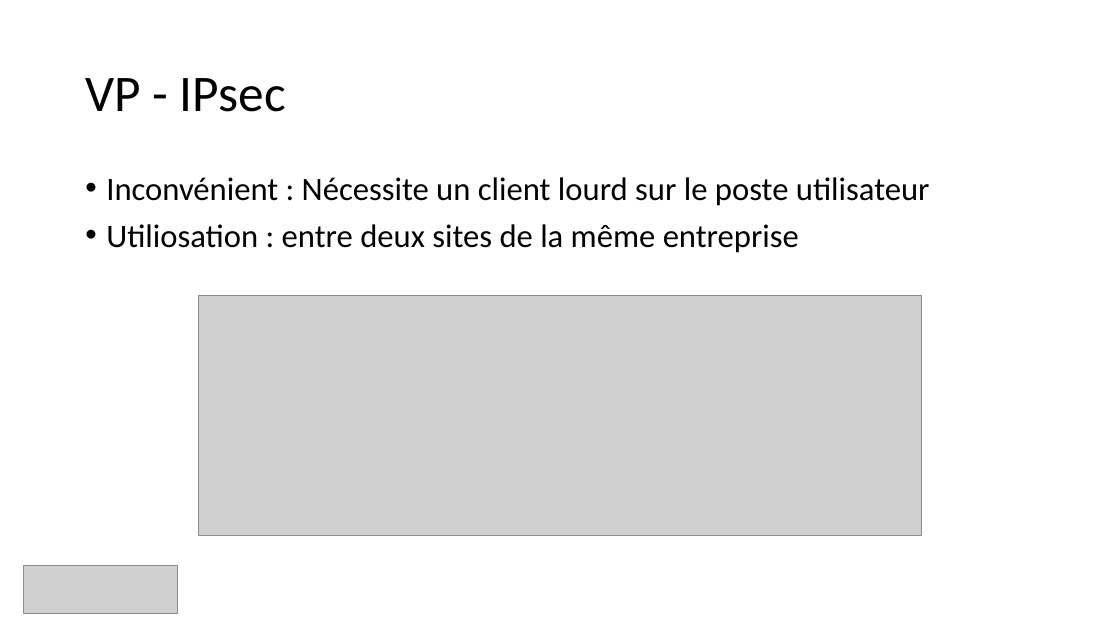
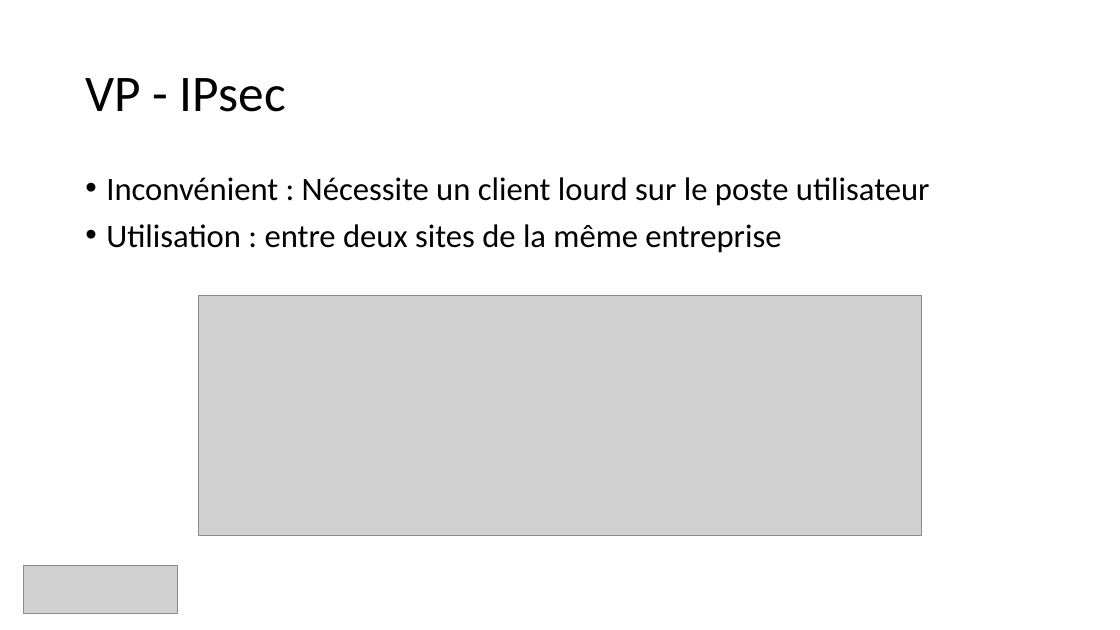
Before and after one commit to guillaume-rico/reseaux_informatiques, a slide deck: slide 35 of 01_CM/CM3 Réseaux Informatiques.pptx (slide 28 before the commit). Drawn at 1120x630 pixels with LibreOffice and Linux fonts; fonts in the diff are those of the drawing; grey boxes stand for pictures. Boxes give left, top, right and bottom in pixels: in the first picture for what was removed or moved away, otherwise in the second. Text is boxed around its words. In the diff, an @@ line names an element or a change of style, - is before the commit and + after.

```diff
--- a/01_CM/CM3 Réseaux Informatiques.pptx
+++ b/01_CM/CM3 Réseaux Informatiques.pptx
@@ text at (x1=106, y1=224, x2=781, y2=253): text changed @@
-• Utiliosation : entre deux sites de la même entreprise
+• Utilisation : entre deux sites de la même entreprise
```
Also in this commit, not shown: 8 other slides changed, 8 slides added, 1 slide removed, 2 other files.
